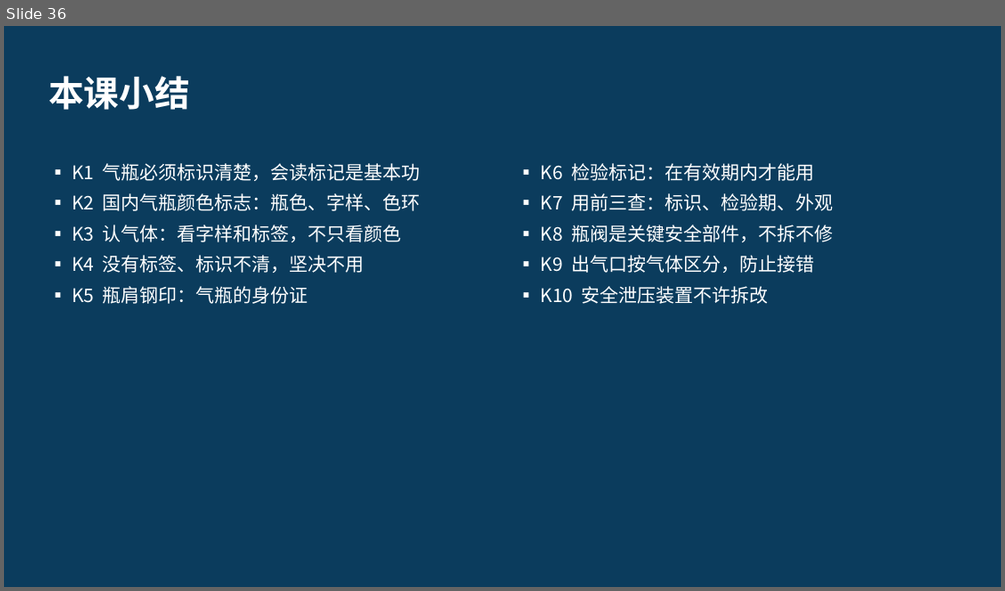
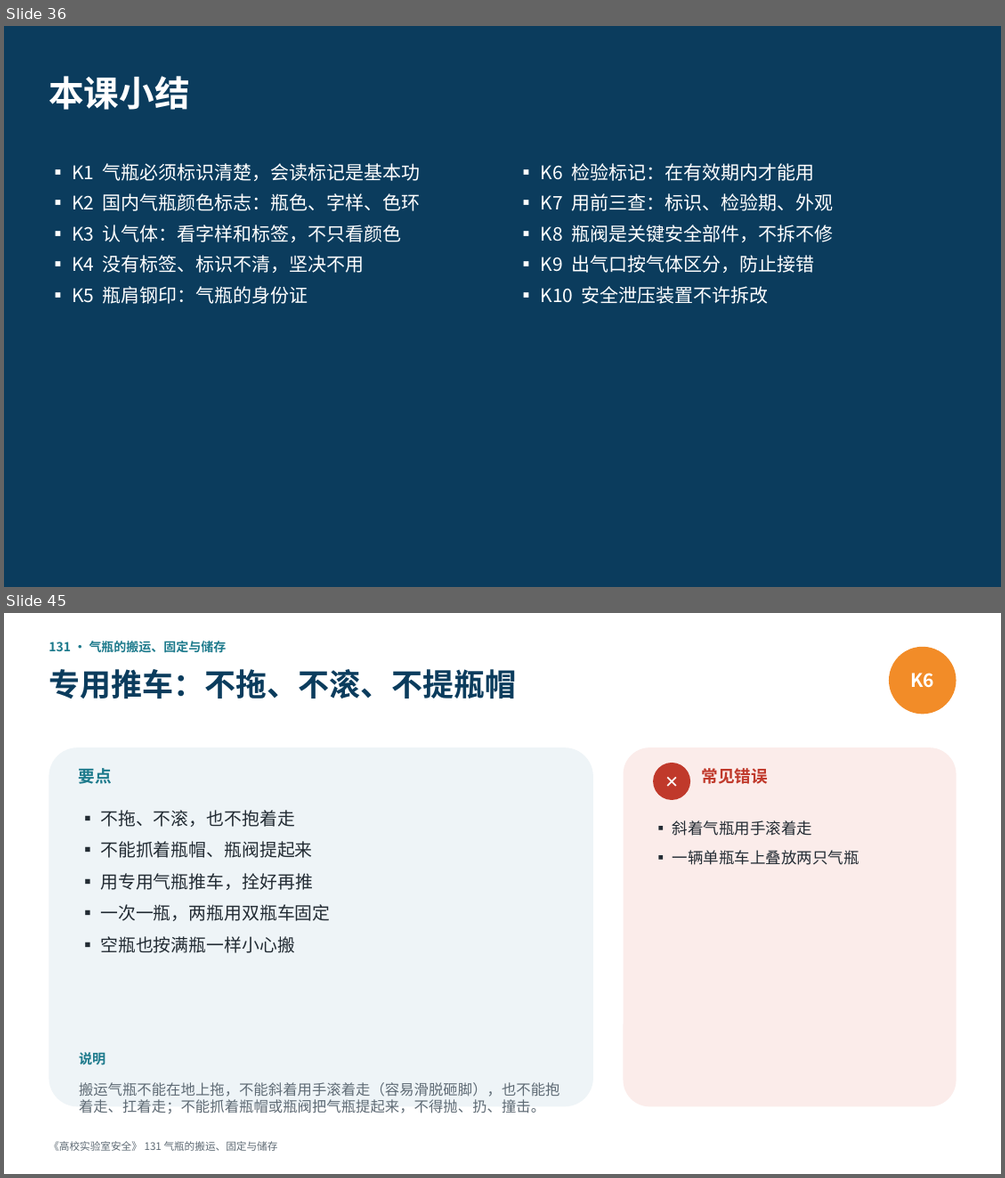
Before and after one commit to hanrongwx-max/videoyoutubo, a slide deck: course/高校实验室安全/课件/第11章_气瓶、低温与气体安全.pptx. Shown one above the other, each under a label of ours: slide 36 before the commit, slides 36 and 45 after it; the slides between them are not shown. The pictures are 1005x591 and 1005x1178 pixels, drawn with LibreOffice and Linux fonts; fonts in the diff are those of the drawing. Boxes give left, top, right and bottom in pixels: in the first picture for what was removed or moved away, otherwise in the second. Text is boxed around its words. In the diff, an @@ line names an element or a change of style, - is before the commit and + after.

```diff
--- a/course/高校实验室安全/课件/第11章_气瓶、低温与气体安全.pptx
+++ b/course/高校实验室安全/课件/第11章_气瓶、低温与气体安全.pptx
@@ slide 45 added at <box>4,613,1001,1174</box>, background #FFFFFF @@
@@ text added at <box>48,641,226,653</box>, 12 pt, text #1D7A8C, bold @@
+131 · 气瓶的搬运、固定与储存
@@ ellipse added at <box>889,647,956,714</box>, fill #F28C28, 18 pt, text #FFFFFF, bold @@
+K6
@@ text added at <box>48,669,516,699</box>, 30 pt, text #0B3C5D, bold @@
+专用推车：不拖、不滚、不提瓶帽
@@ rounded rectangle added at <box>48,747,593,1107</box>, fill #EEF4F7 @@
@@ text added at <box>79,768,112,784</box>, 16 pt, text #1D7A8C, bold @@
+要点
@@ rounded rectangle added at <box>623,747,956,1107</box>, fill #FBECEA @@
@@ ellipse added at <box>653,763,690,800</box>, fill #C0392B, 16 pt, text #FFFFFF, bold @@
+✕
@@ text added at <box>702,768,768,784</box>, 16 pt, text #C0392B, bold @@
+常见错误
@@ text added at <box>100,810,330,953</box>, 17 pt, text #222B33 @@
+▪ 不拖、不滚，也不抱着走
+▪ 不能抓着瓶帽、瓶阀提起来
+▪ 用专用气瓶推车，拴好再推
+▪ 一次一瓶，两瓶用双瓶车固定
+▪ 空瓶也按满瓶一样小心搬
@@ text added at <box>672,820,859,865</box>, 15 pt, text #222B33 @@
+▪ 斜着气瓶用手滚着走
+▪ 一辆单瓶车上叠放两只气瓶
@@ text added at <box>79,1052,105,1064</box>, 13 pt, text #1D7A8C, bold @@
+说明
@@ text added at <box>79,1082,559,1114</box>, 14 pt, text #5F6B75 @@
+搬运气瓶不能在地上拖，不能斜着用手滚着走（容易滑脱砸脚），也不能抱着走、扛着走；不能抓着瓶帽或瓶阀把气瓶提起来，不得抛、扔、撞击。
@@ text added at <box>48,1141,278,1151</box>, 10 pt, text #5F6B75 @@
+《高校实验室安全》 131 气瓶的搬运、固定与储存
```
Also in this commit, not shown: 20 other slides added, 2 other files.
